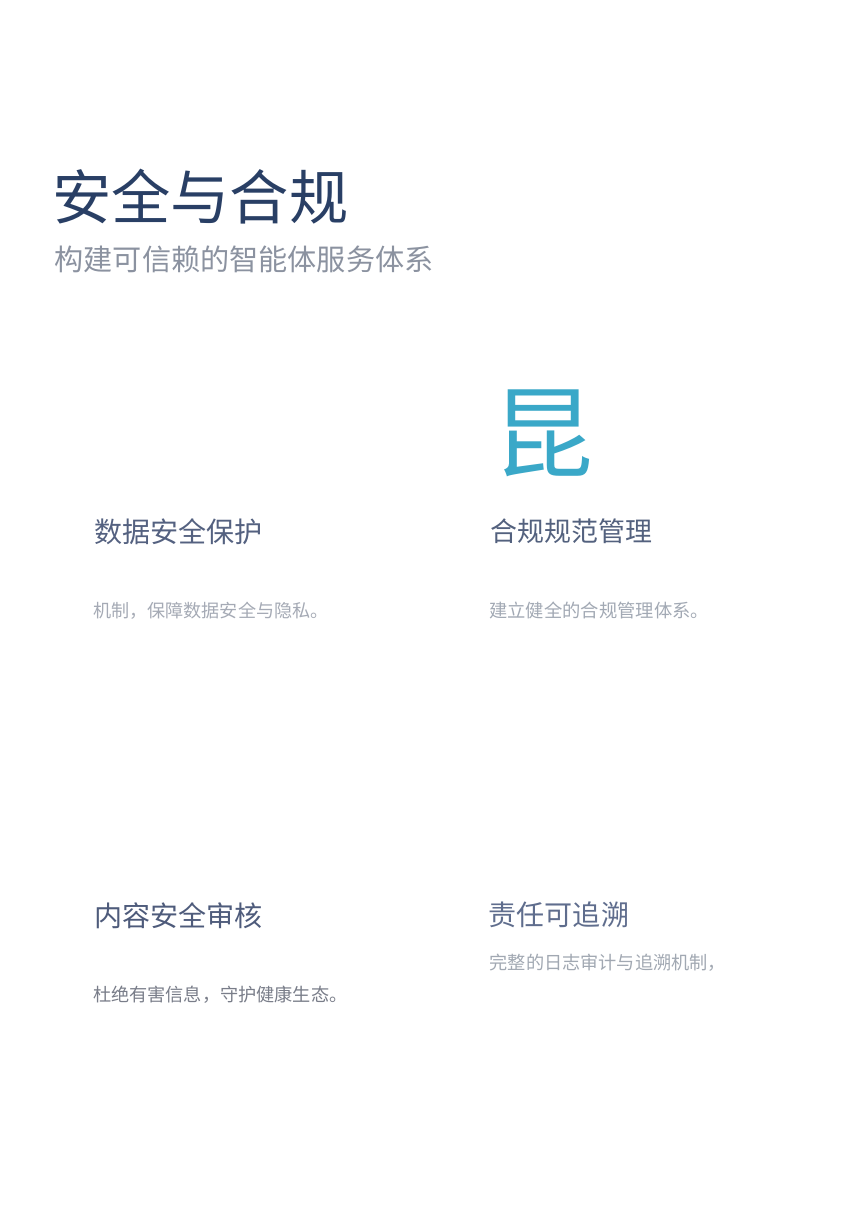
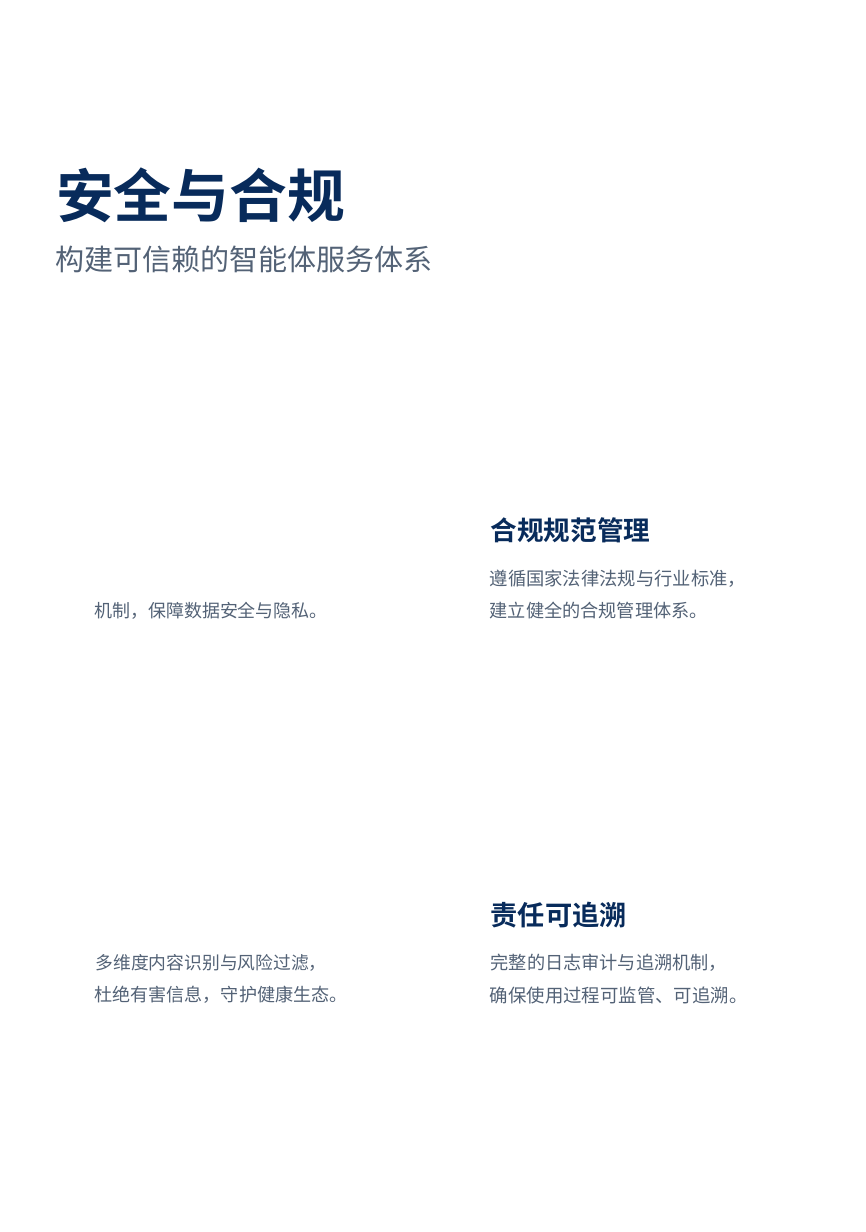
Before and after one commit to xiaoguo96/pdf2pptx, a slide deck: slide 6 of samples/output_测试3_editable.pptx. Drawn at 866x1232 pixels with LibreOffice and Linux fonts; fonts in the diff are those of the drawing; background and template pictures are left out. Boxes give left, top, right and bottom in pixels: in the first picture for what was removed or moved away, otherwise in the second. Text is boxed around its words. In the diff, an @@ line names an element or a change of style, - is before the commit and + after.

```diff
--- a/samples/output_测试3_editable.pptx
+++ b/samples/output_测试3_editable.pptx
@@ text "安全与合规" at (56,167,345,222): size 58.3 to 56.9 pt, text colour #293F65 to #082B5B, bold on @@
@@ text "构建可信赖的智能体服务体系" at (55,245,432,273): size 28.7 to 28.6 pt, text colour #8B92A0 to #536276 @@
@@ text removed at (493,389,593,476) @@
-昆
@@ text removed at (95,518,263,545) @@
-数据安全保护
@@ text "合规规范管理" at (491,517,651,543): size 26.5 to 26.2 pt, text colour #53617E to #082B5B, bold on @@
@@ text added at (490,569,746,587), 18 pt, text #536276 @@
+遵循国家法律法规与行业标准，
@@ text "机制，保障数据安全与隐私。" at (95,602,328,619): size 17.8 to 17.7 pt, text colour #A5AAB5 to #536276 @@
@@ text "建立健全的合规管理体系。" at (490,601,708,619): size 18 to 17.9 pt, text colour #A2A9B4 to #536276 @@
@@ text removed at (95,902,263,929) @@
-内容安全审核
@@ text "责任可追溯" at (491,901,627,928): size 27.6 to 26.8 pt, text colour #5F6D8D to #082B5B, bold on @@
@@ text added at (96,954,327,971), 17.5 pt, text #536276 @@
+多维度内容识别与风险过滤，
@@ text "完整的日志审计与追溯机制，" at (491,953,727,971): text colour #A1A8B2 to #536276 @@
@@ text "杜绝有害信息，守护健康生态。" at (95,985,348,1003): size 17.9 to 17.8 pt, text colour #797D89 to #536276 @@
@@ text added at (490,986,748,1004), 18.1 pt, text #536276 @@
+确保使用过程可监管、可追溯。
```
Also in this commit, not shown: 7 other slides changed, 23 other files.
